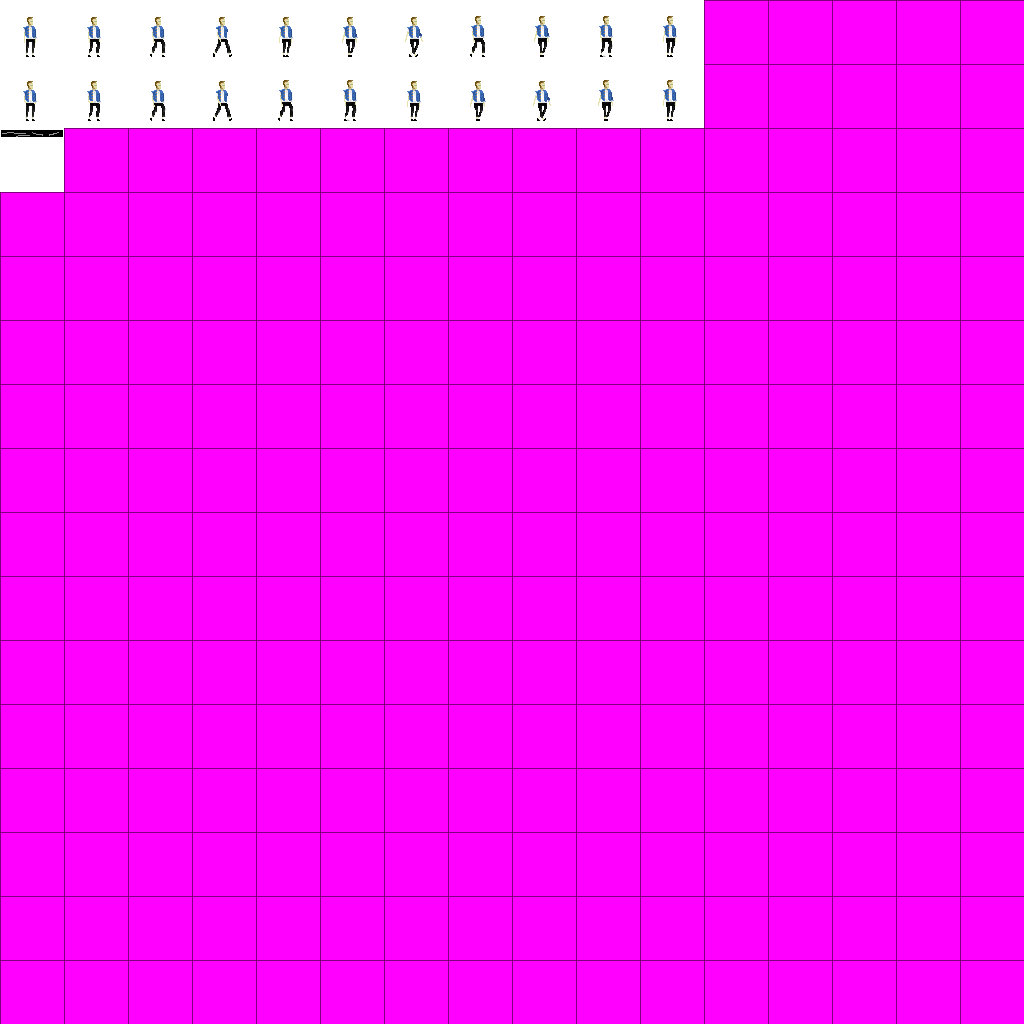
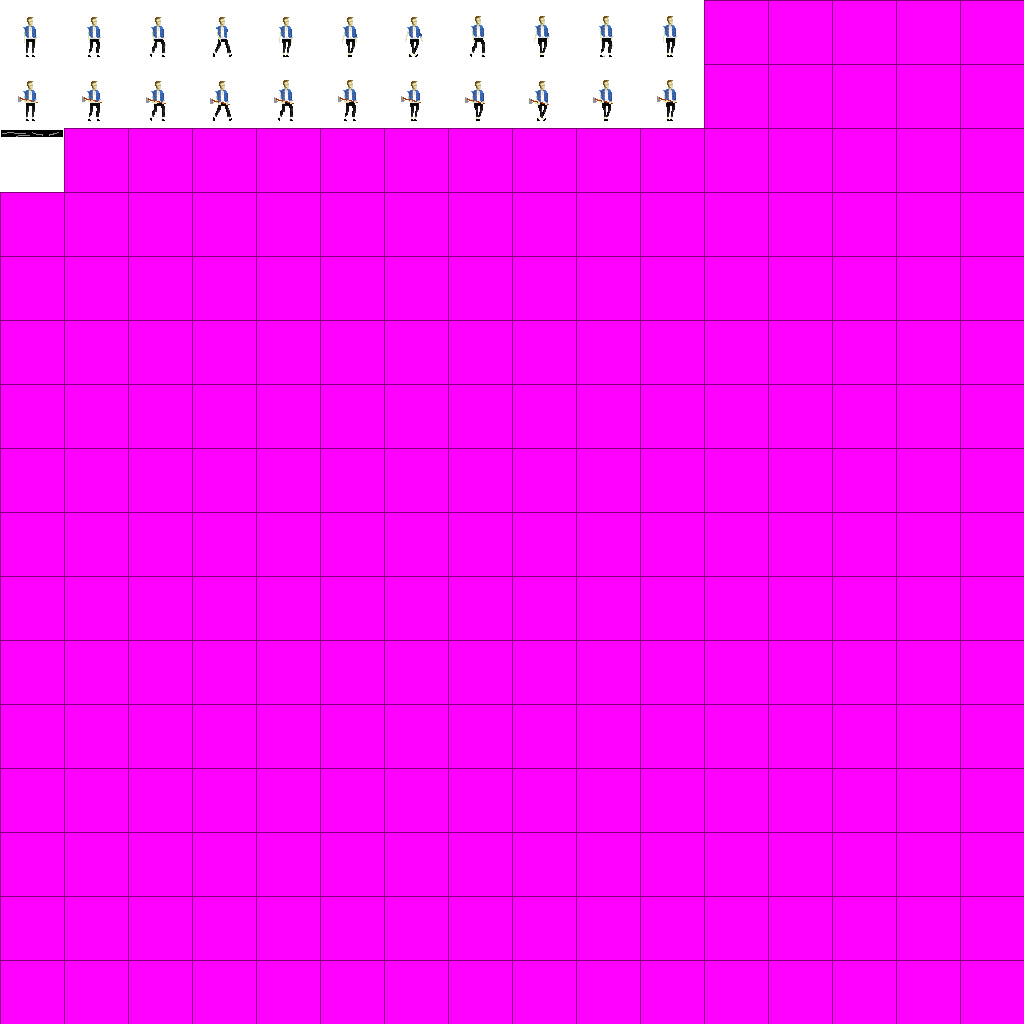
Layers edited between the first and the second w=1024, h=1024 image:
added layer "Layer 5" above "Layer 5 copy" over (x1=152, y1=100, x2=165, y2=104)
added layer "Layer 5 copy" above "Aaxe" over (x1=210, y1=98, x2=230, y2=105)
showed "Aaxe", painted on it over (x1=18, y1=96, x2=677, y2=105)
added layer "Layer 7" above "Walkwith2h" over (x1=215, y1=83, x2=230, y2=104)
painted on "Walkwith2h" over (x1=25, y1=82, x2=678, y2=121)
